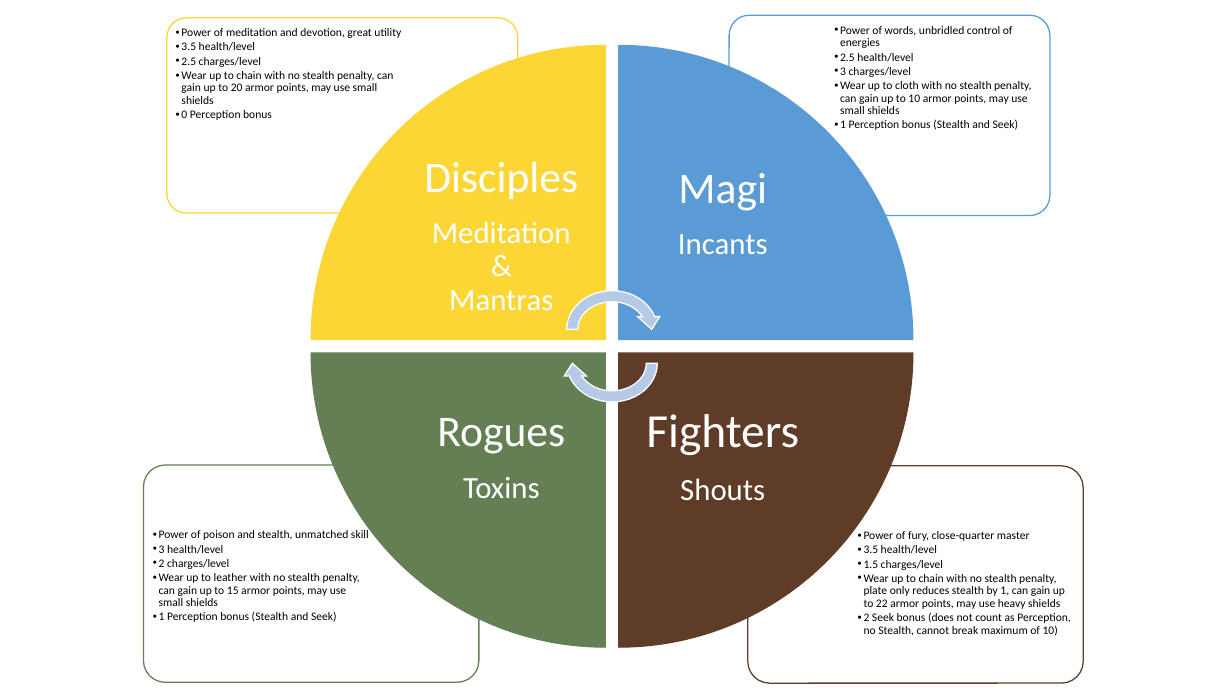
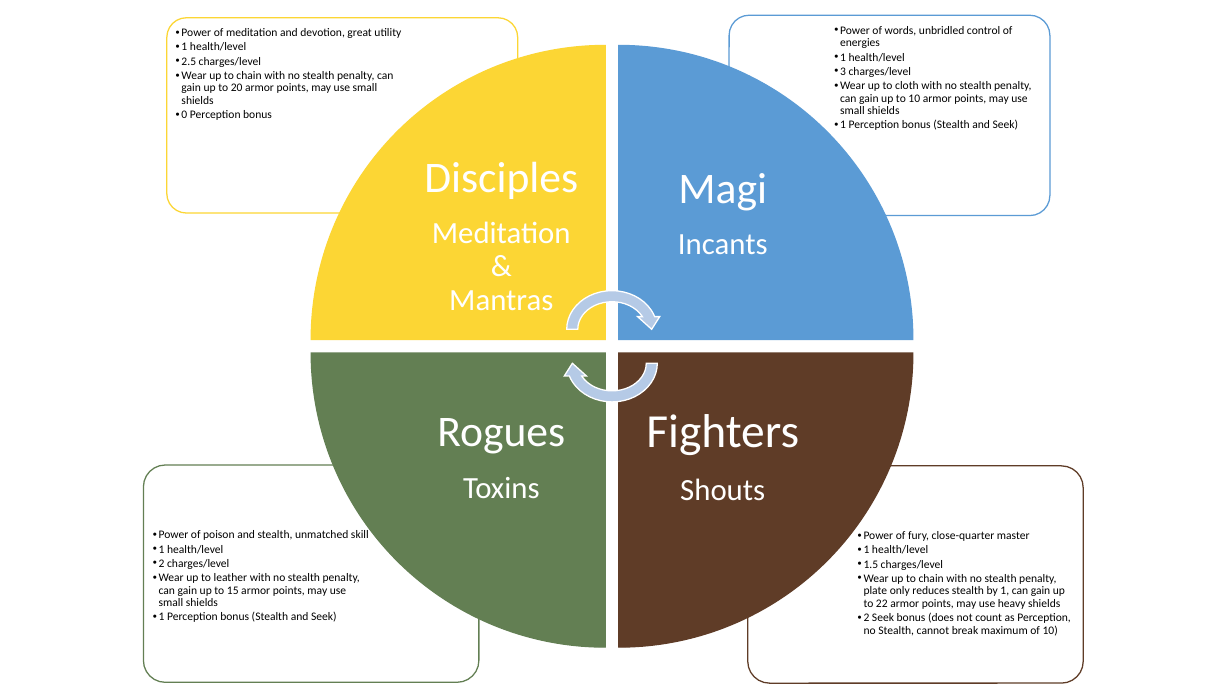
Before and after one commit to Kunarick/Tantiera, a slide deck: slide 2 of Progression/Level Progression and Details.pptx. Drawn at 1232x693 pixels with LibreOffice and Linux fonts; fonts in the diff are those of the drawing. Boxes give left, top, right and bottom in pixels: in the first picture for what was removed or moved away, otherwise in the second. Text is boxed around its words. In the diff, an @@ line names an element or a change of style, - is before the commit and + after.

Commit message:
Health balance
First pass at health balancing

```diff
--- a/Progression/Level Progression and Details.pptx
+++ b/Progression/Level Progression and Details.pptx
@@ text at (x1=181, y1=42, x2=246, y2=51): text changed @@
-  • 3.5 health/level
+  • 1 health/level
@@ text at (x1=840, y1=53, x2=905, y2=62): text changed @@
-  • 2.5 health/level
+  • 1 health/level
@@ text at (x1=159, y1=545, x2=223, y2=554): text changed @@
-  • 3 health/level
+  • 1 health/level
@@ text at (x1=864, y1=545, x2=928, y2=554): text changed @@
-  • 3.5 health/level
+  • 1 health/level
```
Also in this commit, not shown: 2 other slides changed, 1 other file.
